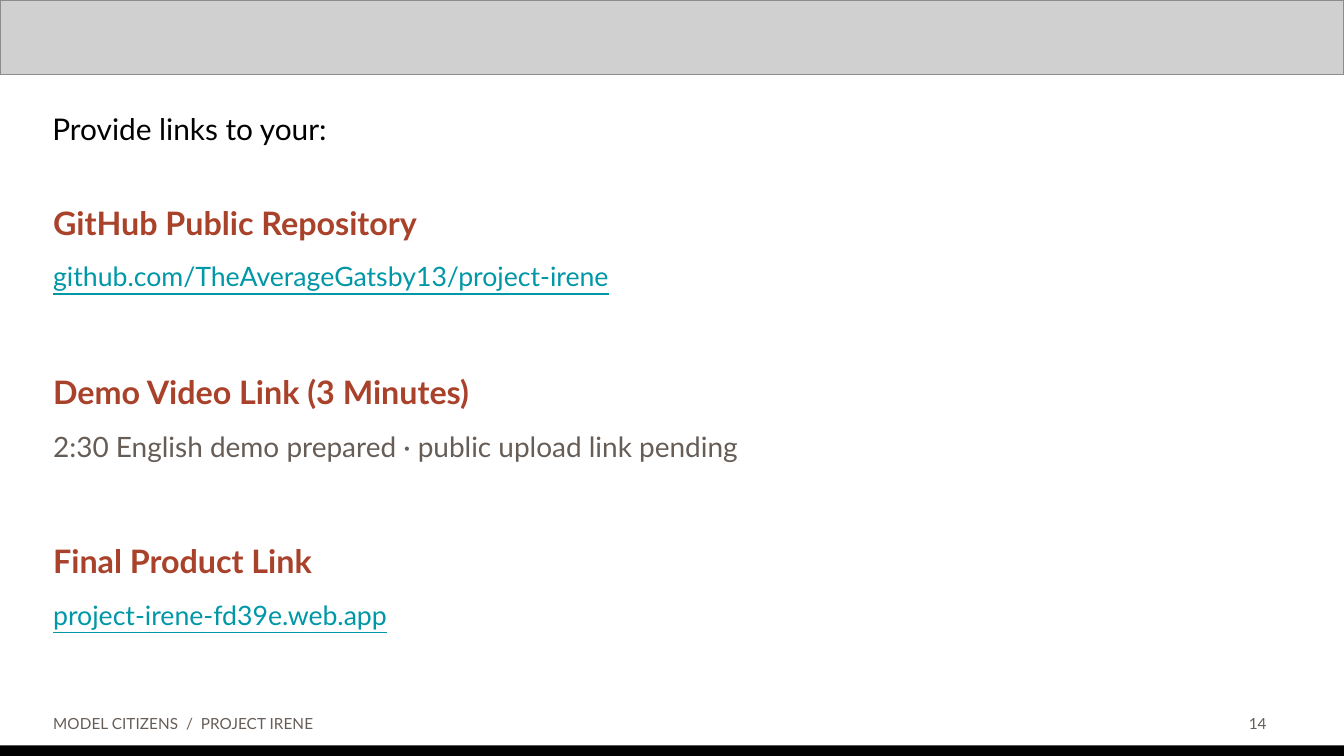
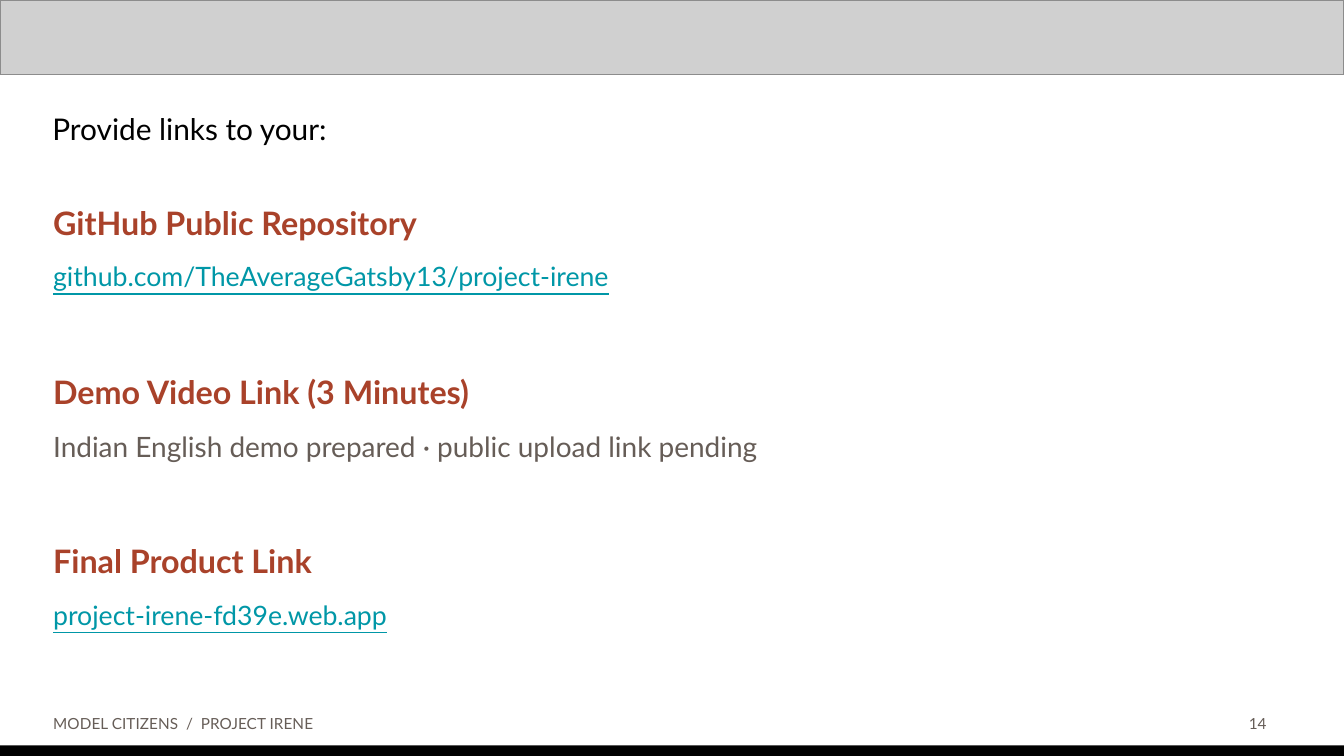
Before and after one commit to TheAverageGatsby13/project-irene, a slide deck: slide 14 of docs/submission/Irene-AI-Builder-Cup.pptx. Drawn at 1344x756 pixels with LibreOffice and Linux fonts; fonts in the diff are those of the drawing; grey boxes stand for pictures. Boxes give left, top, right and bottom in pixels: in the first picture for what was removed or moved away, otherwise in the second. Text is boxed around its words. In the diff, an @@ line names an element or a change of style, - is before the commit and + after.

```diff
--- a/docs/submission/Irene-AI-Builder-Cup.pptx
+++ b/docs/submission/Irene-AI-Builder-Cup.pptx
@@ text at <box>53,436,758,462</box>: text changed @@
-2:30 English demo prepared · public upload link pending
+Indian English demo prepared · public upload link pending
```
Also in this commit, not shown: 10 other files.
